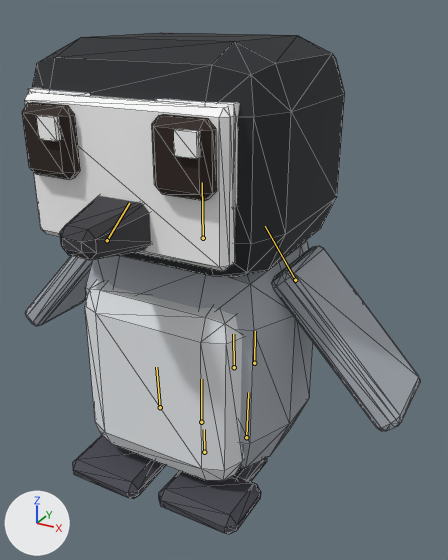
Before and after pictures for a commit that changed the glTF model games/zoo/public/models/penguin_young_m.glb.
Before and after are seen from a 50 mm lens placed at (0.292, -0.485, 0.46), pointed at (0.025, 0.0, 0.217). Arrows for +X, +Y and +Z are at lower left; the lights stay in place. The picture after the commit comes second. Both versions are drawn at frame 36 of the action 'Play'; the numbers are the values there. The bones that bend it are drawn over the model as lines. Mesh edges are drawn as thin lines.

Objects in the first picture: 'penguin_young_m'.
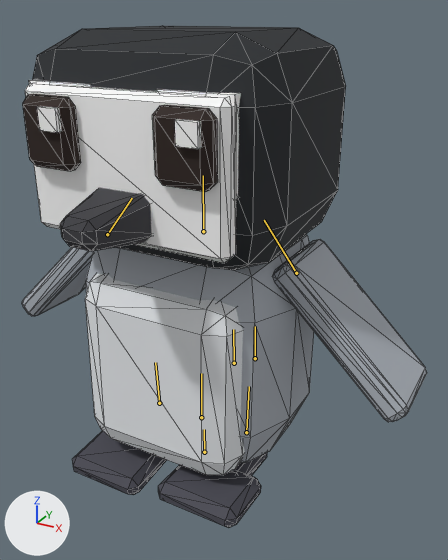
Pixel boxes (x1, y1, x2, y2) of what changed, in the pictures (448 x 560 px):
'penguin_young_m', posed
    before: (22, 33, 420, 534)
    after: (22, 26, 427, 528)
bone 'body', root to tip
    before: (201, 422) to (201, 379)
    after: (201, 417) to (201, 373)
bone 'leg_FL', root to tip
    before: (295, 280) to (265, 226)
    after: (296, 273) to (264, 220)
bone 'leg_FR', root to tip
    before: (107, 240) to (129, 203)
    after: (107, 234) to (132, 198)
bone 'leg_HR', root to tip
    before: (160, 407) to (156, 367)
    after: (159, 403) to (155, 362)
bone 'tail1', root to tip
    before: (234, 367) to (233, 334)
    after: (234, 363) to (233, 329)
bone 'tail2', root to tip
    before: (254, 363) to (255, 331)
    after: (255, 358) to (255, 326)

The change in detail:
Bone 'body' (bone_body) moves from (0.0, 0.014, 0.0) to (0.0, 0.0202, 0.0).
Bone 'leg_FL' (bone_leg_fl) turns from (0, 0, 35) to (0, 0, 38) degrees about its own x, y and z.
Bone 'leg_FR' (bone_leg_fr) turns from (0, 0, -35) to (0, 0, -38) degrees about its own x, y and z.
Bone 'leg_HR' (bone_leg_hr) turns from (4, 0, 0) to (5, 0, 0) degrees about its own x, y and z.
Bone 'tail1' (bone_tail1) turns from (2, -9, 0) to (3, -9, 0) degrees about its own x, y and z.
Bone 'tail2' (bone_tail2) turns from (0, -15, 0) to (0, -11, 0) degrees about its own x, y and z.
